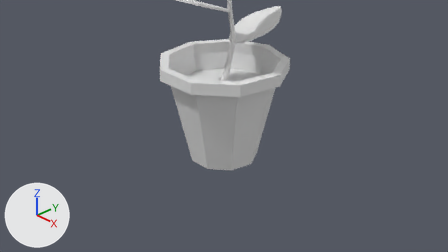
The Blender file argam/Assets/AR Game Assets/Plant.blend: old version first, new version second.
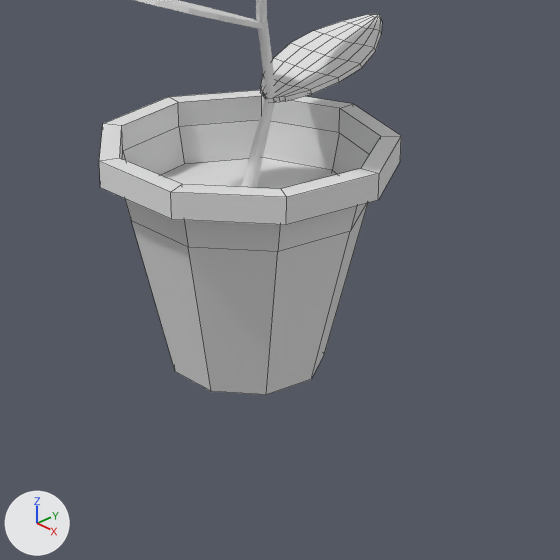
Each version is shown from the file's camera 'Camera', then close up on the part from 26% to 80% of the width and 0% to 96% of the height. Arrows for +X, +Y and +Z are at lower left; the lights stay in place. The close-ups show mesh edges as thin lines.

The scene before the commit, as lines of its bpy script (objects in view):
```python
me_cylinder = bpy.data.meshes.new('Cylinder')
me_cylinder.from_pydata(...)  # 54 vertices, 46 faces; spans x -1.14..1.14, y -1.09..1.15, z -0.65..1.2
me_cylinder_002 = bpy.data.meshes.new('Cylinder.002')
me_cylinder_002.from_pydata(...)  # 108 vertices, 98 faces; spans x -1.0..1.0, y -1.0..4.6, z -1.0..52.9
me_plane_003 = bpy.data.meshes.new('Plane.003')
me_plane_003.from_pydata(...)  # 50 vertices, 38 faces; spans x -0.97..0.97, y -0.98..0.96, z -0.04..0.0
ob_cylinder = bpy.data.objects.new('Cylinder', me_cylinder)
ob_cylinder.location = (0.0, 0.0, 0.0)
ob_cylinder_001 = bpy.data.objects.new('Cylinder.001', me_cylinder_002)
ob_cylinder_001.location = (0.0, 0.0, 0.703)
ob_cylinder_001.scale = (0.0624, 0.0624, 0.0624)
ob_leaf_004 = bpy.data.objects.new('Leaf.004', me_plane_003)
ob_leaf_004.location = (-0.357, -0.325, 2.198)
ob_leaf_004.rotation_euler = (0.274, 0.173, 8.875)  # degrees (16, 10, 149)
ob_leaf_004.scale = (0.382, 0.66, 0.382)
_m = ob_leaf_004.modifiers.new('Solidify', 'SOLIDIFY')
_m.thickness = 0.1
_m.offset = 0.0
# also in view: 'Leaf.001' at (0.0, 0.82, 1.66); 'Dirt' at (0.0, 0.03, 0.7)
```
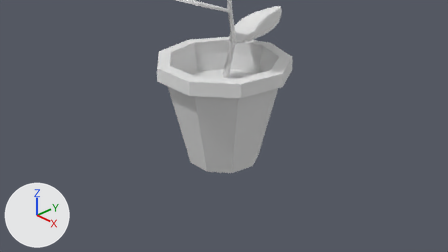
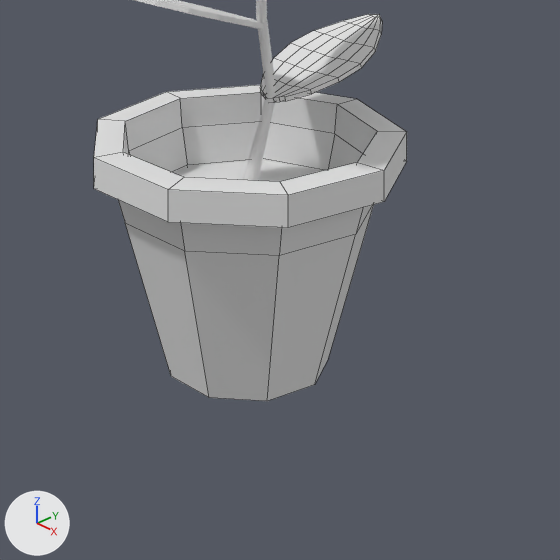
What changed in the scene script:
```text
Change ob_cylinder:
    add _m = ob_cylinder.modifiers.new('Solidify', 'SOLIDIFY')
    add _m.thickness = 0.1
    add _m.offset = 0.0
```

What differs and where, as boxes [x1, y1, x2, y2] in the close-ups (560 x 560 px):
'Cylinder', modifiers changed
    before: [99, 90, 401, 395]
    after: [94, 85, 407, 401]
